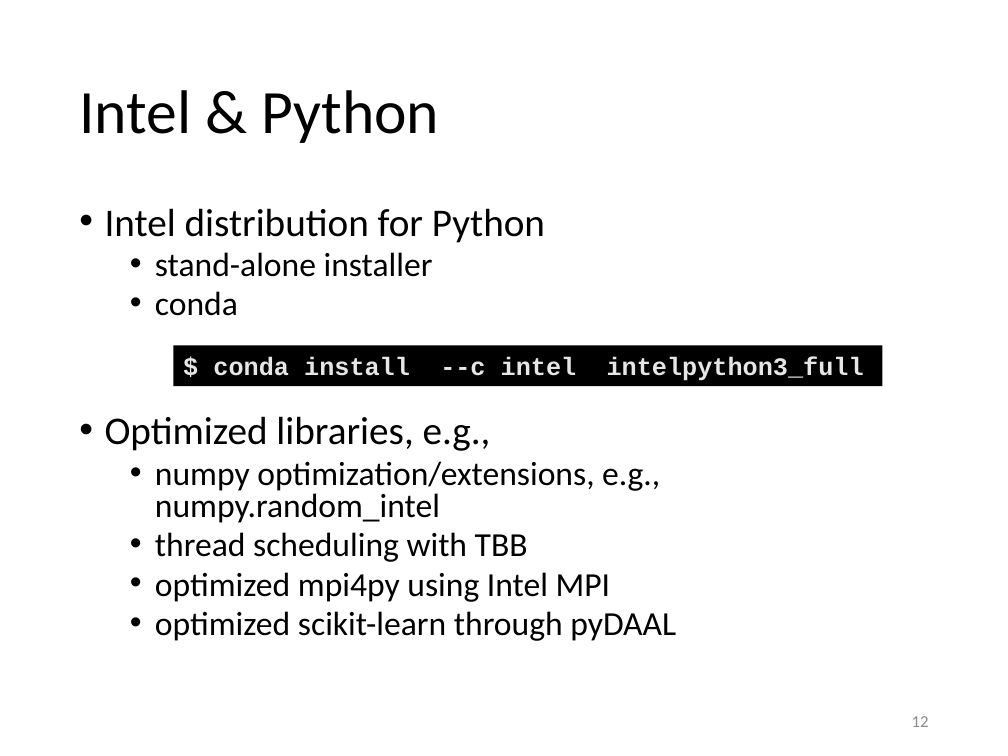
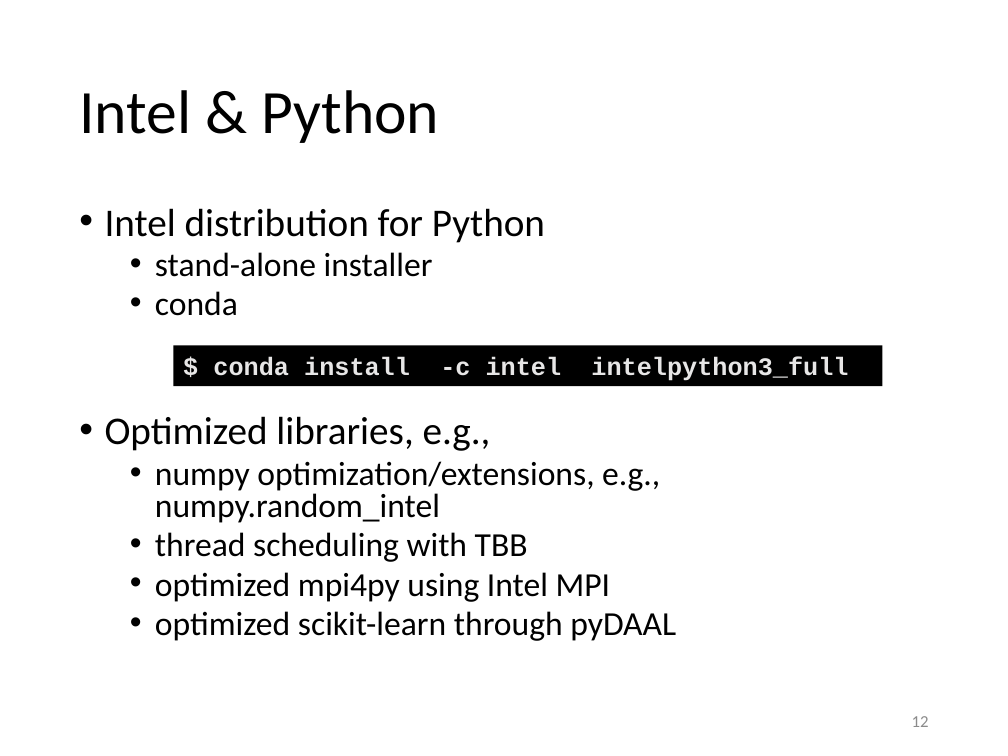
Before and after one commit to gjbex/Python-for-HPC, a slide deck: slide 12 of python_for_hpc.pptx. Drawn at 1008x756 pixels with LibreOffice and Linux fonts; fonts in the diff are those of the drawing. Boxes give left, top, right and bottom in pixels: in the first picture for what was removed or moved away, otherwise in the second. Text is boxed around its words. In the diff, an @@ line names an element or a change of style, - is before the commit and + after.

Commit message:
Fix typos

```diff
--- a/python_for_hpc.pptx
+++ b/python_for_hpc.pptx
@@ text in rectangle at bbox=[213, 357, 848, 381]: text changed @@
-$ conda install --c intel intelpython3_full
+$ conda install -c intel intelpython3_full
```
Also in this commit, not shown: 3 other slides changed.
